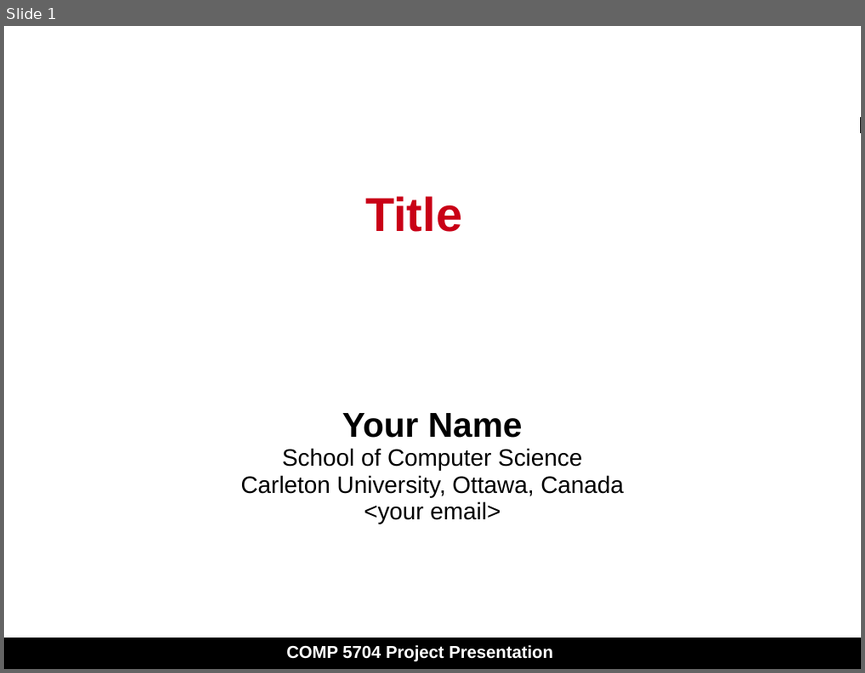
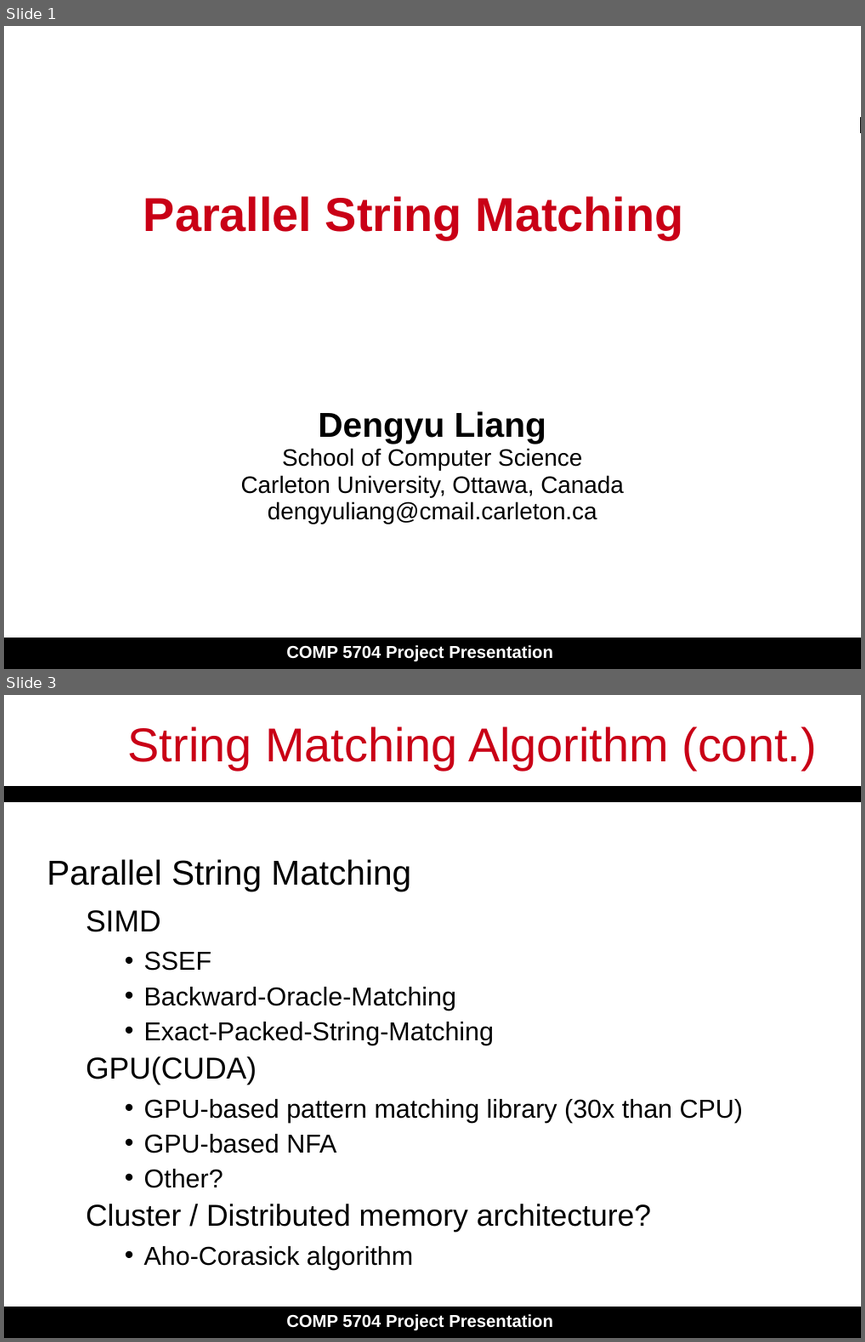
Before and after one commit to dengyull/COMP5704-project, a slide deck: Slide_Presentation.ppt. Shown one above the other, each under a label of ours: slide 1 before the commit, slides 1 and 3 after it; the slides between them are not shown. The pictures are 865x673 and 865x1342 pixels, drawn with LibreOffice and Linux fonts; fonts in the diff are those of the drawing. Boxes give left, top, right and bottom in pixels: in the first picture for what was removed or moved away, otherwise in the second. Text is boxed around its words. In the diff, an @@ line names an element or a change of style, - is before the commit and + after.

```diff
--- a/Slide_Presentation.ppt
+++ b/Slide_Presentation.ppt
@@ slide 3 added at (4, 695, 861, 1338), background #FFFFFF; not listed: 3 template elements that a slide beside it also shows @@
@@ title added at (128, 726, 816, 770), 44 pt, text #C90016 @@
+String Matching Algorithm (cont.)
@@ text added at (46, 859, 743, 1270), 24 pt, text #000000 @@
+Parallel String Matching
+  SIMD
+    • SSEF
+    • Backward-Oracle-Matching
+    • Exact-Packed-String-Matching
+  GPU(CUDA)
+    • GPU-based pattern matching library (30x than CPU)
+    • GPU-based NFA
+    • Other?
+  Cluster / Distributed memory architecture?
+    • Aho-Corasick algorithm
@@ slide 1 changed as well @@
@@ title at (143, 196, 684, 239): text changed @@
-Title
+Parallel String Matching
@@ subtitle at (318, 411, 546, 443): text changed @@
-Your Name
+Dengyu Liang
@@ subtitle at (268, 501, 597, 523): text changed @@
-<your email>
+dengyuliang@cmail.carleton.ca
```
Also in this commit, not shown: 4 other slides added, 1 slide removed, 17 other files.
